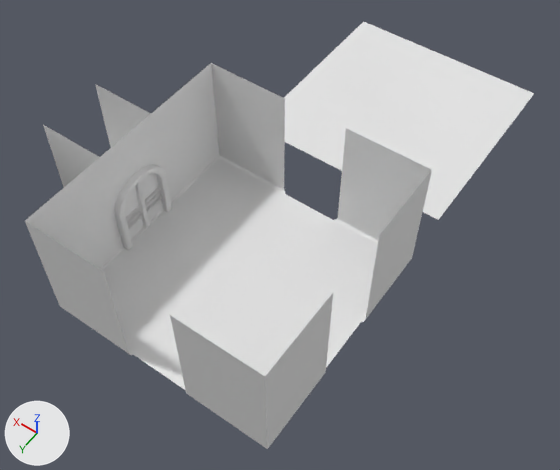
The Blender file Assets/Models/room.blend: old version first, new version second.
Camera for both pictures: a 50 mm camera at (-43.8, 50.9, 97.4) aimed at (-0.2, -10.1, 1.5). Every picture has the same lights, and +X, +Y and +Z are marked at lower left.

In view in the first picture: 'Arch', 'Hallway', 'Room', 'Room.001', 'Room.002', 'Wall'.
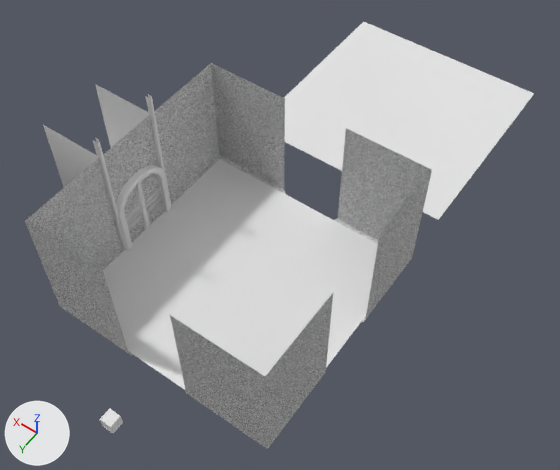
Where the change shows, as pixel boxes [x1, y1, x2, y2] in the pictures (560 x 470 px):
'Room', recoloured
    both: [25, 63, 432, 449]
'Wall', reshaped
    before: [100, 114, 165, 242]
    after: [93, 94, 165, 250]
'Crate.001', added
    after: [100, 409, 120, 427]
'Crate', added
    after: [100, 411, 123, 433]
part 1 of me_wall, added
    after: [93, 94, 165, 250]
part 2 of me_wall, recoloured
    both: [103, 115, 165, 242]

The change, as a list of edits to the scene's bpy script:
```text
Add mat_trim:
    mat_trim = principled_material('Trim')
    mat_trim.base_color = (0.8, 0.8, 0.8)  # white #e7e7e7
Add mat_wall:
    mat_wall = bpy.data.materials.new('Wall')
    # nodes: BsdfPrincipled, OutputMaterial, TexBrick, TexCoord
Change me_room:
    where me_room.from_pydata(...)  # 12 vertices, 6 faces; spans x 4.8..19.0, y -19.0..-4.8, z 0.0..20.4
    add me_room.materials.append(mat_wall)
Change me_wall:
    used by ob_wall; location = (0.0, 0.0, 0.0)
    verts and faces of me_wall; kept vertices keep their numbers, new ones are numbered from 93
    remove me_wall.from_pydata(...)  # 93 vertices, 63 faces; spans x 18.4..19.0, y -5.3..0.0, z 0.0..20.4
    add me_wall.from_pydata(...)  # 105 vertices, 68 faces; spans x 18.4..19.2, y -5.5..0.0, z -5.2..23.8
    me_wall part 1
    add verts[93] = (18.5, -5.5, -5.2)
    add verts[94] = (18.4, -5.4, -5.2)
    add verts[95] = (18.4, -5.1, -5.2)
    add verts[96] = (18.5, -5.0, -5.2)
    add verts[97] = (19.2, -5.5, -5.2)
    add verts[98] = (19.2, -5.0, -5.2)
    add for new, old in zip([*range(99, 105)], [*range(93, 99)]): verts[new] = verts[old] + (0.0, 0.0, 29.0)
    add faces += [(94, 100, 101, 95), (96, 102, 104, 98), (93, 99, 100, 94), (95, 101, 102, 96), (93, 97, 103, 99)]  # mat_trim (white #e7e7e7), smooth
    me_wall part 2: 18 faces spanning x 18.6..19.0, y -5.3..0.0, z 0.0..20.4 switch from no material to mat_wall
    add me_wall.materials.append(mat_trim)  # white #e7e7e7
Add me_crate_001:
    me_crate_001.from_pydata(...)  # 42 vertices, 40 faces; spans x -0.97..0.97, y -0.96..0.96, z -0.08..0.02
Add me_crate:
    me_crate.from_pydata(...)  # 40 vertices, 31 faces; spans x 0.0..1.0, y -0.99..0.0, z -1.0..1.0
Add ob_crate_001:
    ob_crate_001 = bpy.data.objects.new('Crate.001', me_crate_001)
    ob_crate_001.location = (0.0, 28.0, 2.0)
Add ob_crate:
    ob_crate = bpy.data.objects.new('Crate', me_crate)
    ob_crate.location = (0.0, 28.0, 1.0)
    _m = ob_crate.modifiers.new('Mirror', 'MIRROR')
    _m.use_axis = (True, True, False)
    _m.use_clip = True
```
